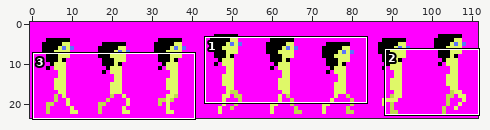
File history of a sprite sheet, anim_tool/walk-1.png. The first picture is a wide view before the edit; the outline marks the close-up.
Close-up. First the earlier version:
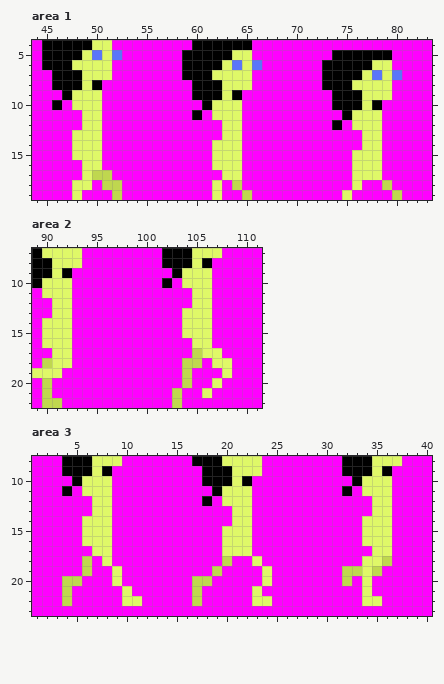
The file is 112x24 pixels. Shown: area 1: x 44..83, y 4..19; area 2: x 89..111, y 7..22; area 3: x 1..40, y 8..23.
And afterwards:
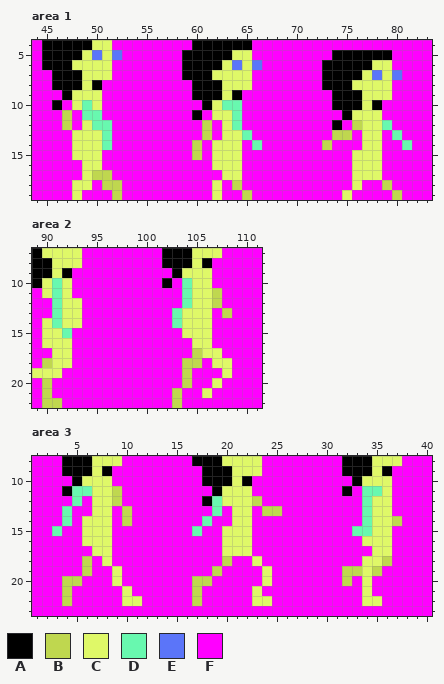
Palette (. is transparent): A #000000  B #bfd74f  C #dff868  D #68f8af  E #5b75f9  F #ff00ff
Changes in this commit:
Area 1:
The author changed colour C to colour B in row 12 at x 76.
The author changed colour F to colour B in row 11 at x 47; in row 12 at x 47 and 61; in row 13 at x 61 and 74 to 75; in row 14 at x 60 and 73; in row 15 at x 60.
The author changed colour C to colour D in row 10 at x 49 and 63 to 64; in row 11 at x 49 to 50 and 64; in row 12 at x 50 and 64.
The author changed colour F to colour D in row 12 at x 51 and 79; in row 13 at x 51, 65 and 80; in row 14 at x 51, 66 and 81.
Area 2:
The author changed colour F to colour B in rows 11 to 12 at x 107; in row 13 at x 108.
The author changed colour F to colour C in rows 12 to 14 at x 93.
The author changed colour C to colour D in row 10 at x 91 and 104; in rows 11 to 14 at x 91; in row 15 at x 92.
The author changed colour F to colour D in rows 11 to 12 at x 104; in rows 13 to 14 at x 103.
Area 3:
The author changed colour F to colour B in row 11 at x 9; in row 12 at x 9 and 23; in row 13 at x 10 and 24 to 25; in row 14 at x 10 and 37.
The author changed colour C to colour D in row 11 at x 6 and 34 to 35; in rows 14 to 15 at x 34.
The author changed colour F to colour D in row 11 at x 5; in row 12 at x 5, 19 and 34; in row 13 at x 4, 19 and 34; in row 14 at x 4 and 18; in row 15 at x 3, 17 and 33.
